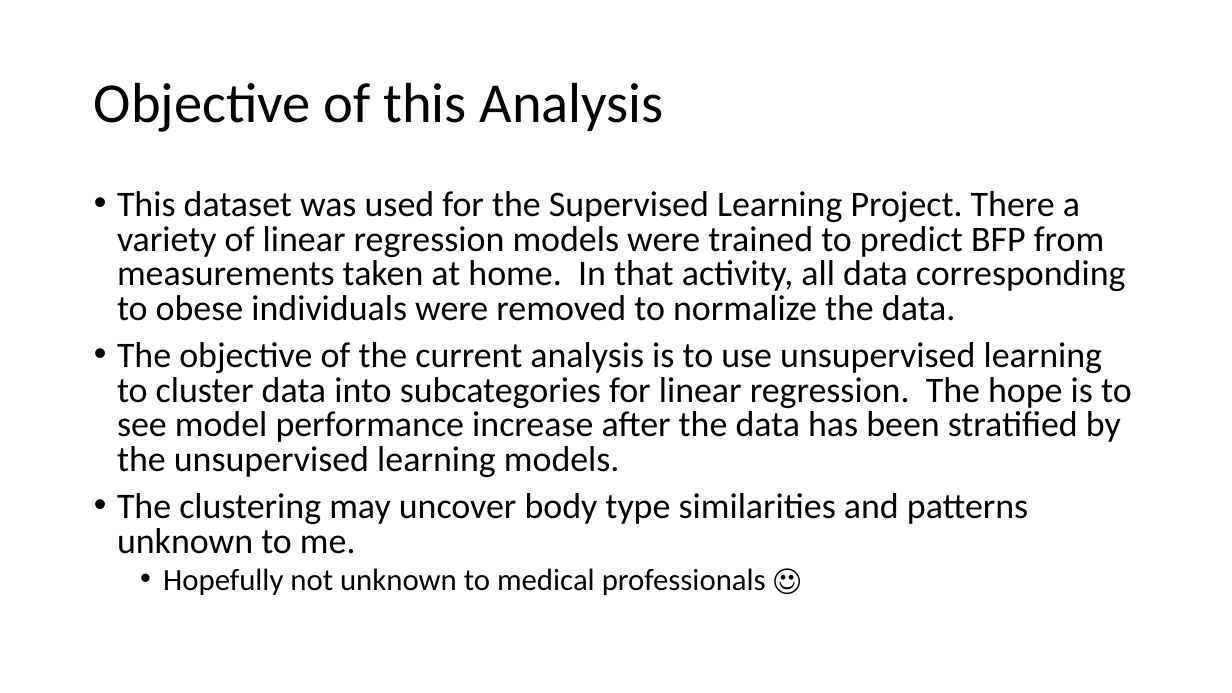
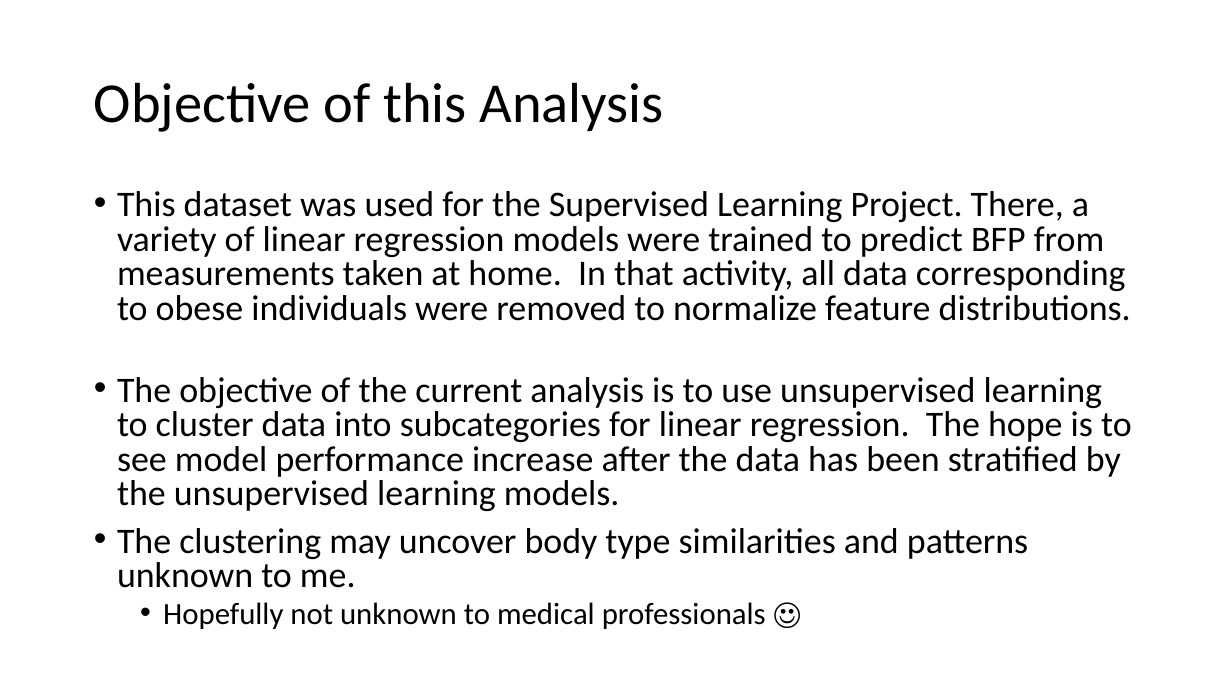
Before and after one commit to M-Matrona/IBM-Machine-Learning-Course, a slide deck: slide 5 of Course_4_Unsupervised_Learning/Classification_Project_Body_Fat_Prediction.pptx. Drawn at 1232x693 pixels with LibreOffice and Linux fonts; fonts in the diff are those of the drawing. Boxes give left, top, right and bottom in pixels: in the first picture for what was removed or moved away, otherwise in the second. Text is boxed around its words. In the diff, an @@ line names an element or a change of style, - is before the commit and + after.

```diff
--- a/Course_4_Unsupervised_Learning/Classification_Project_Body_Fat_Prediction.pptx
+++ b/Course_4_Unsupervised_Learning/Classification_Project_Body_Fat_Prediction.pptx
@@ text at (117, 191, 1131, 321): text changed @@
-• This dataset was used for the Supervised Learning Project. There a variety of linear regression models were trained to predict BFP from measurements taken at home. In that activity, all data corresponding to obese individuals were removed to normalize the data.
+• This dataset was used for the Supervised Learning Project. There, a variety of linear regression models were trained to predict BFP from measurements taken at home. In that activity, all data corresponding to obese individuals were removed to normalize feature distributions.
```
Also in this commit, not shown: 9 other slides changed, 15 other files.
